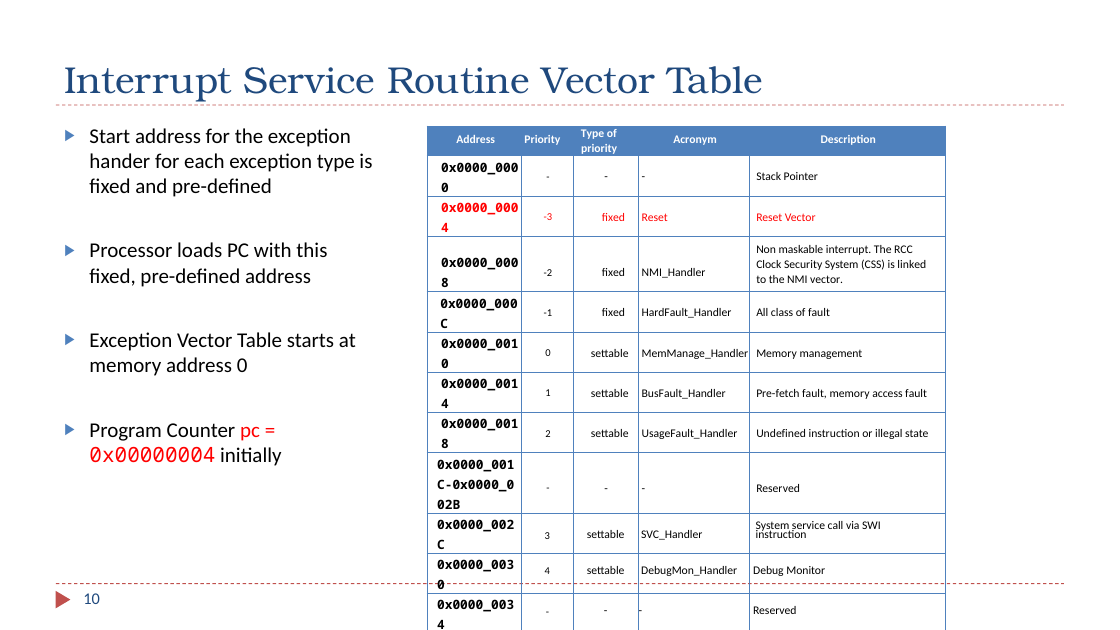
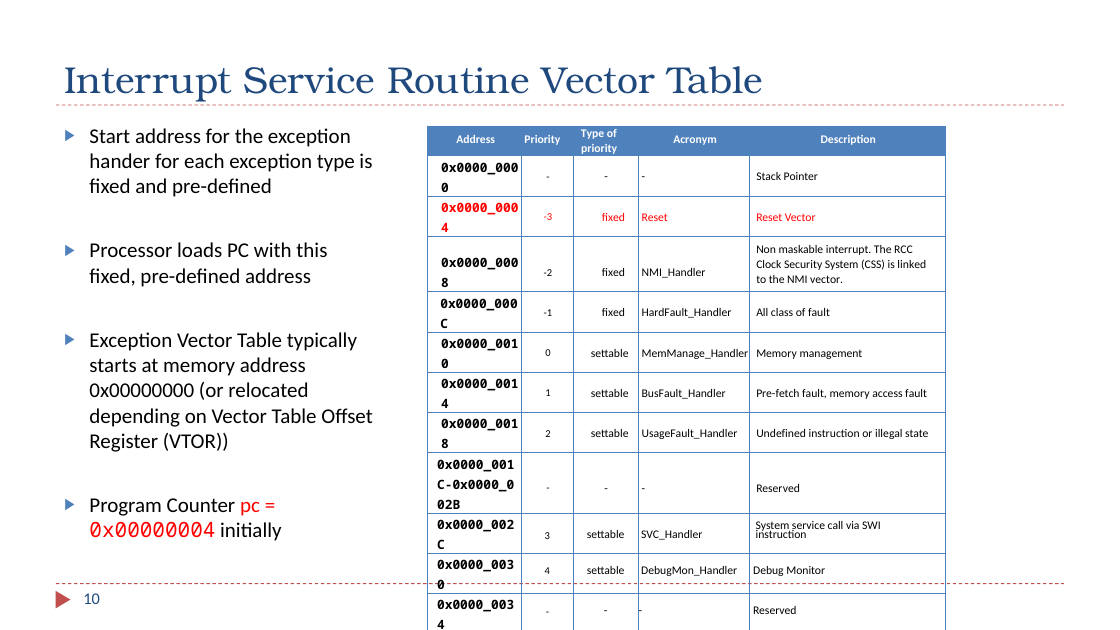
Before and after one commit to guhofstra/CSC111Fa25, a slide deck: slide 10 of PPTs/Ch11_Interrupt_1_Introduction.pptx. Drawn at 1120x630 pixels with LibreOffice and Linux fonts; fonts in the diff are those of the drawing. Boxes give left, top, right and bottom in pixels: in the first picture for what was removed or moved away, otherwise in the second. Text is boxed around its words. In the diff, an @@ line names an element or a change of style, - is before the commit and + after.

```diff
--- a/PPTs/Ch11_Interrupt_1_Introduction.pptx
+++ b/PPTs/Ch11_Interrupt_1_Introduction.pptx
@@ text at (89, 332, 372, 452): text changed @@
-▶ Exception Vector Table starts at memory address 0
+▶ Exception Vector Table typically starts at memory address 0x00000000 (or relocated depending on Vector Table Offset Register (VTOR))
```
Also in this commit, not shown: 10 other slides changed, 10 other files.
